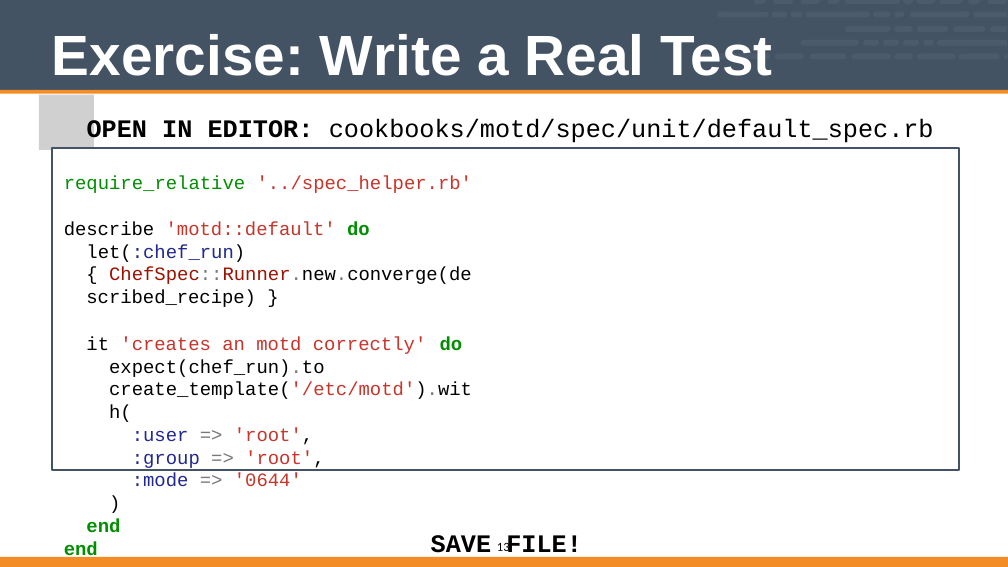
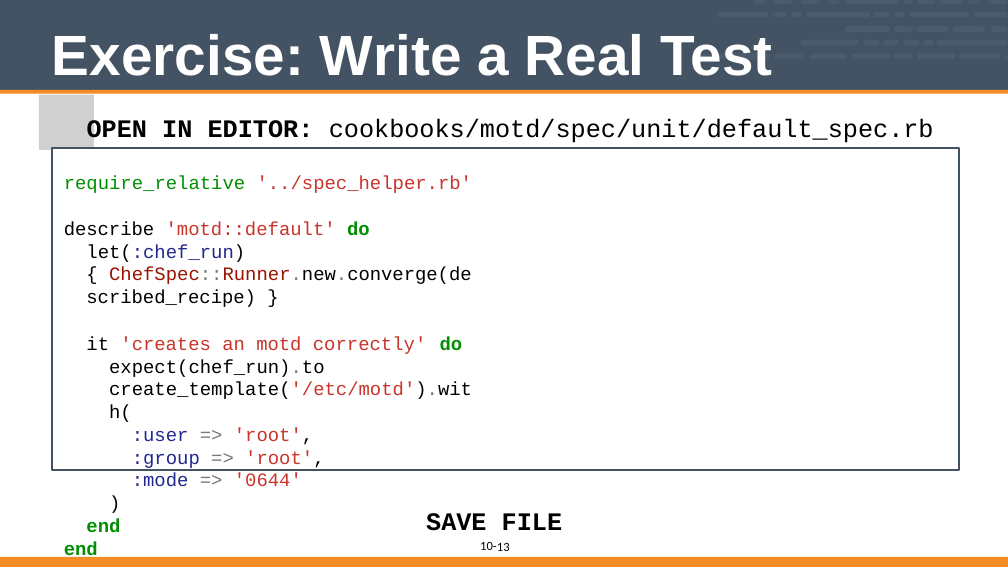
Before and after one commit to vinyar/chef-intermediate, a slide deck: slide 13 of Modules/10-introduction_to_chefspec.pptx. Drawn at 1008x567 pixels with LibreOffice and Linux fonts; fonts in the diff are those of the drawing; grey boxes stand for pictures. Boxes give left, top, right and bottom in pixels: in the first picture for what was removed or moved away, otherwise in the second. Text is boxed around its words. In the diff, an @@ line names an element or a change of style, - is before the commit and + after.

```diff
--- a/Modules/10-introduction_to_chefspec.pptx
+++ b/Modules/10-introduction_to_chefspec.pptx
@@ text at (x1=426, y1=513, x2=562, y2=531): text changed @@
-SAVE
+SAVE FILE
@@ text removed at (x1=506, y1=535, x2=582, y2=560) @@
-FILE!
@@ text added at (x1=480, y1=542, x2=497, y2=550), 16 pt, text #000000 @@
+10-
```
Also in this commit, not shown: 25 other slides changed.
